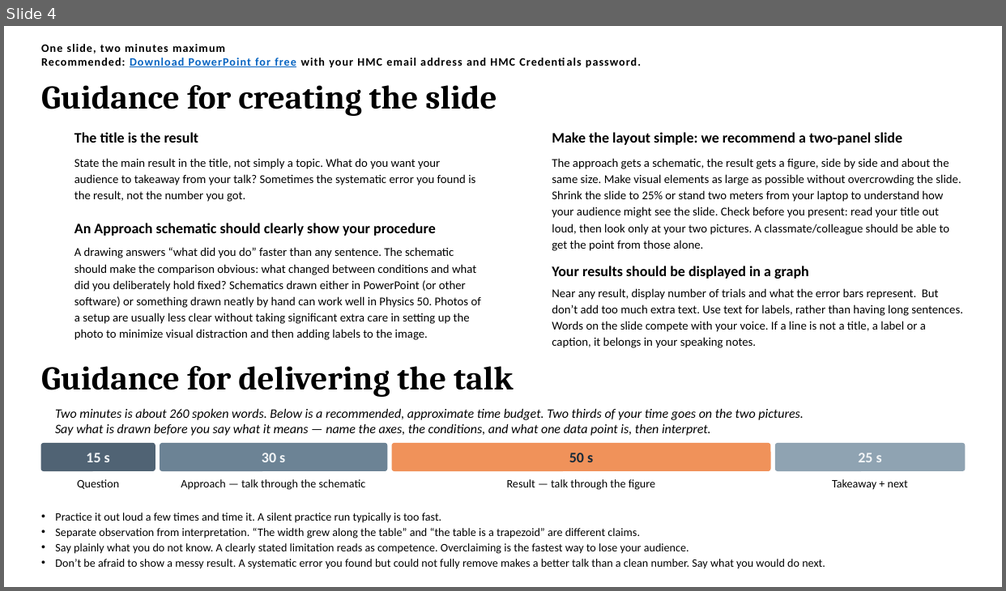
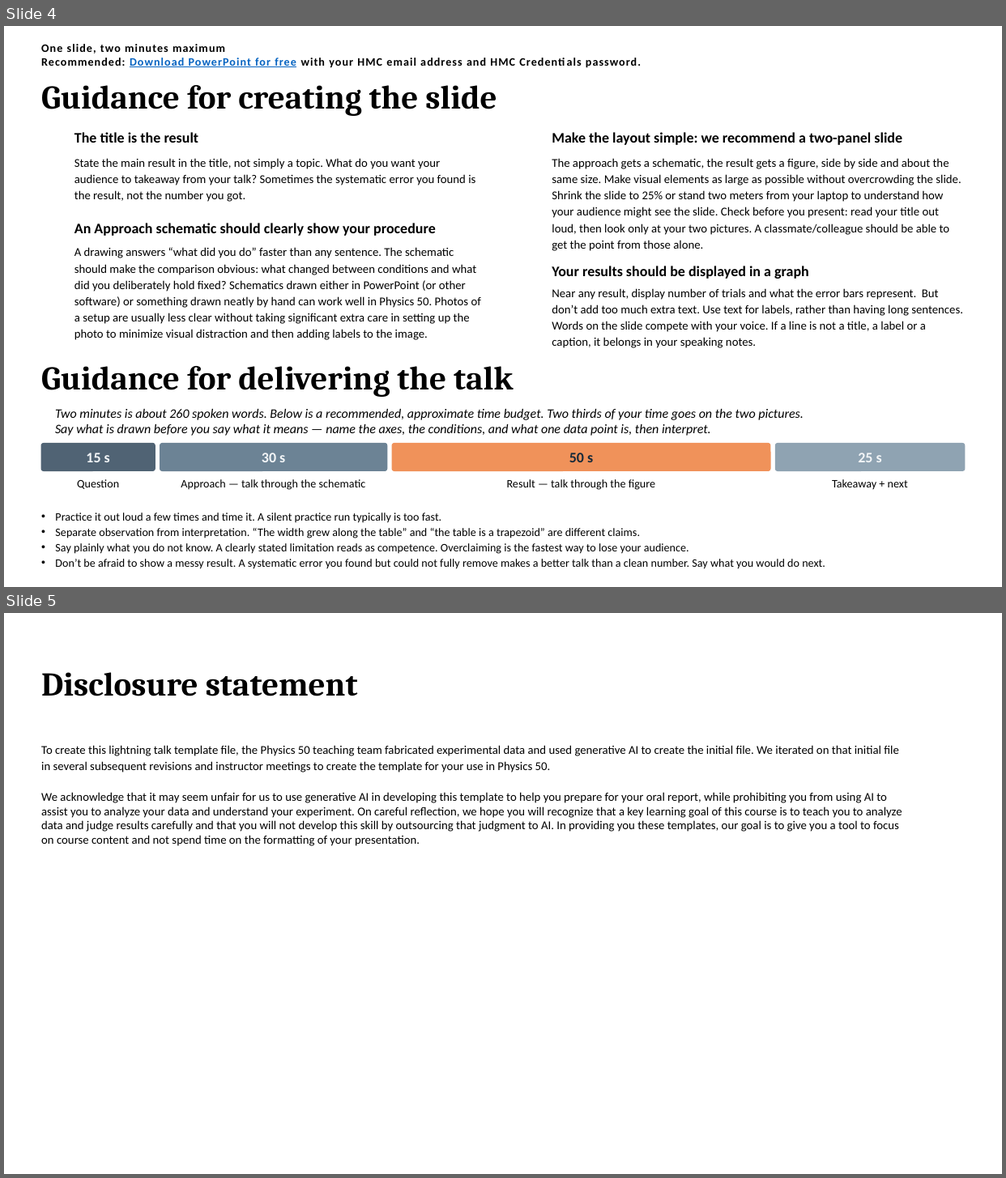
Before and after one commit to Physics-50/General, a slide deck: docs/images/One-Slide-Lightning-Talk-Template.pptx. Shown one above the other, each under a label of ours: slide 4 before the commit, slides 4 and 5 after it. The pictures are 1006x591 and 1006x1178 pixels, drawn with LibreOffice and Linux fonts; fonts in the diff are those of the drawing. Boxes give left, top, right and bottom in pixels: in the first picture for what was removed or moved away, otherwise in the second. Text is boxed around its words. In the diff, an @@ line names an element or a change of style, - is before the commit and + after.

Commit message:
update template slide

```diff
--- a/docs/images/One-Slide-Lightning-Talk-Template.pptx
+++ b/docs/images/One-Slide-Lightning-Talk-Template.pptx
@@ slide 5 added at [4, 613, 1002, 1174], background #FFFFFF @@
@@ text added at [41, 672, 358, 696], 32 pt, text #000000, bold @@
+Disclosure statement
@@ text added at [41, 745, 902, 846], 11.5 pt, text #000000 @@
+To create this lightning talk template file, the Physics 50 teaching team fabricated experimental data and used generative AI to create the initial file. We iterated on that initial file in several subsequent revisions and instructor meetings to create the template for your use in Physics 50.
+We acknowledge that it may seem unfair for us to use generative AI in developing this template to help you prepare for your oral report, while prohibiting you from using AI to assist you to analyze your data and understand your experiment. On careful reflection, we hope you will recognize that a key learning goal of this course is to teach you to analyze data and judge results carefully and that you will not develop this skill by outsourcing that judgment to AI. In providing you these templates, our goal is to give you a tool to focus on course content and not spend time on the formatting of your presentation.
```
Also in this commit, not shown: 1 other file.
